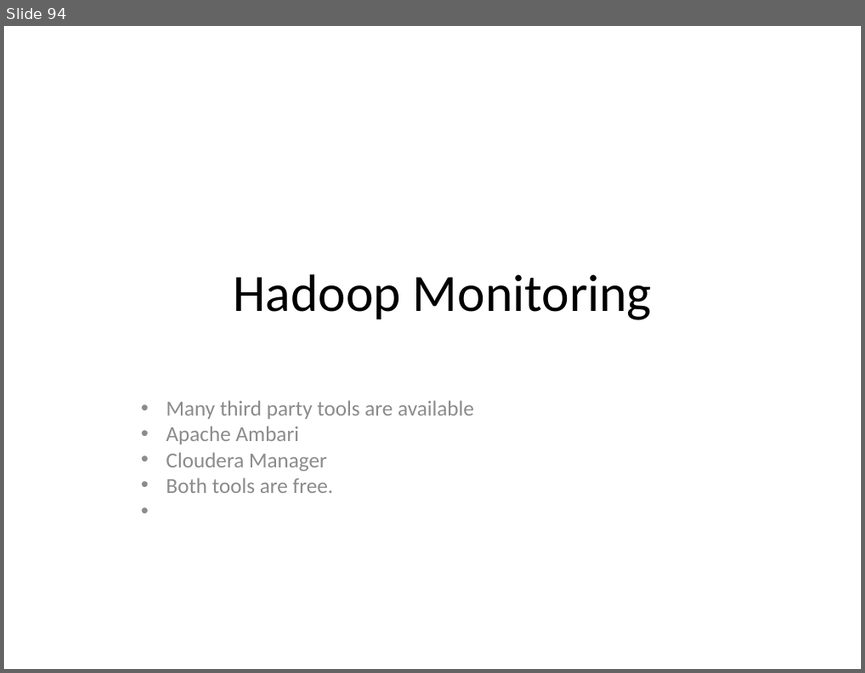
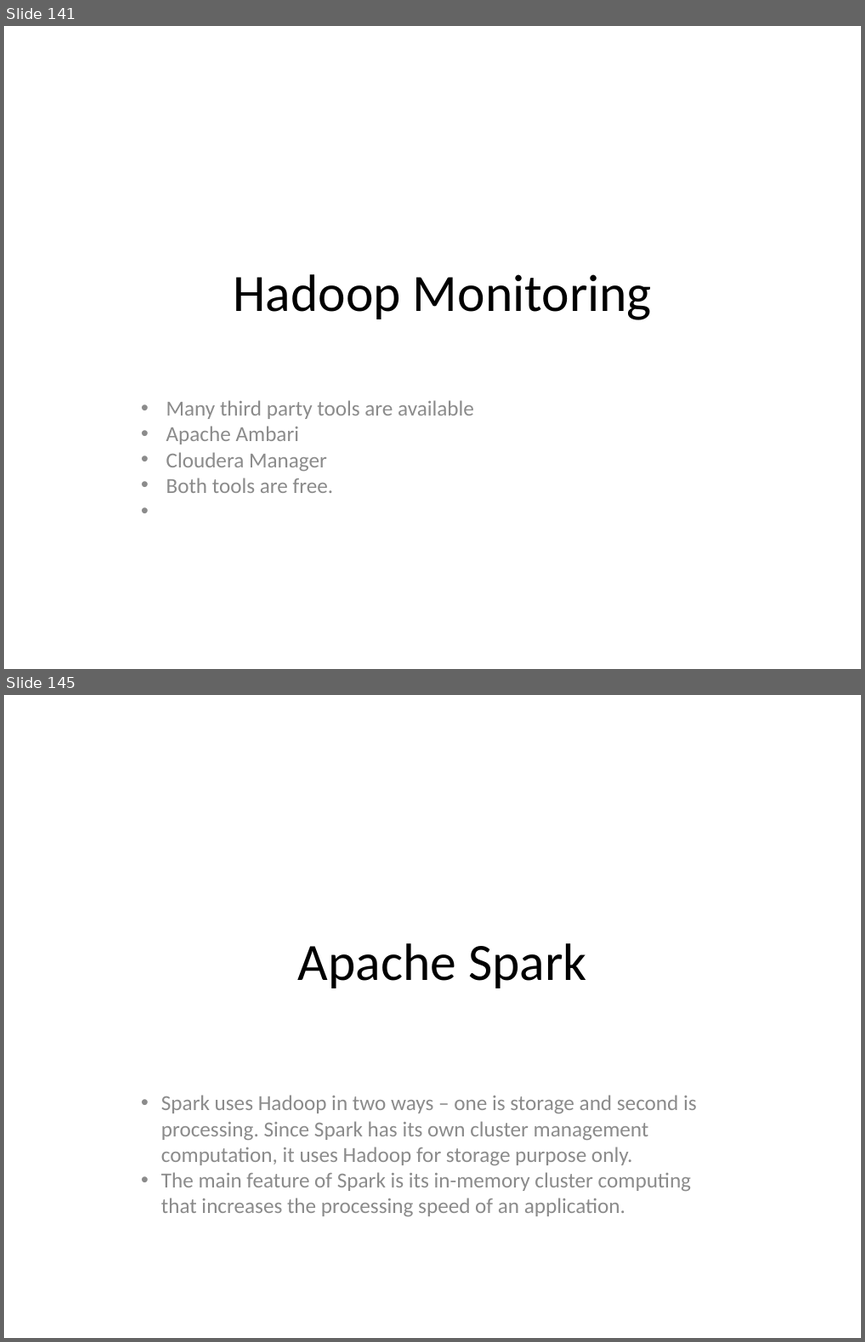
Before and after one commit to redmage123/hadoop, a slide deck: slides/The need for Big Data.pptx. Shown one above the other, each under a label of ours: slide 94 before the commit, slides 141 and 145 after it; the slides between them are not shown. The pictures are 865x673 and 865x1342 pixels, drawn with LibreOffice and Linux fonts; fonts in the diff are those of the drawing. Boxes give left, top, right and bottom in pixels: in the first picture for what was removed or moved away, otherwise in the second. Text is boxed around its words. In the diff, an @@ line names an element or a change of style, - is before the commit and + after.

Commit message:
Added HA config examples and added new chapters on Apache Spark and Hadoop HA

```diff
--- a/slides/The need for Big Data.pptx
+++ b/slides/The need for Big Data.pptx
@@ slide 145 added at (4,695,861,1338), background #FFFFFF @@
@@ text added at (298,943,587,988), 44 pt, text #000000 @@
+Apache Spark
@@ text added at (161,1095,697,1216), 18 pt, text #8B8B8B @@
+• Spark uses Hadoop in two ways – one is storage and second is processing. Since Spark has its own cluster management computation, it uses Hadoop for storage purpose only.
+• The main feature of Spark is its in-memory cluster computing that increases the processing speed of an application.
@@ what was slide 94 is now slide 141 @@
```
Also in this commit, not shown: 62 other slides added, 10 other files.
